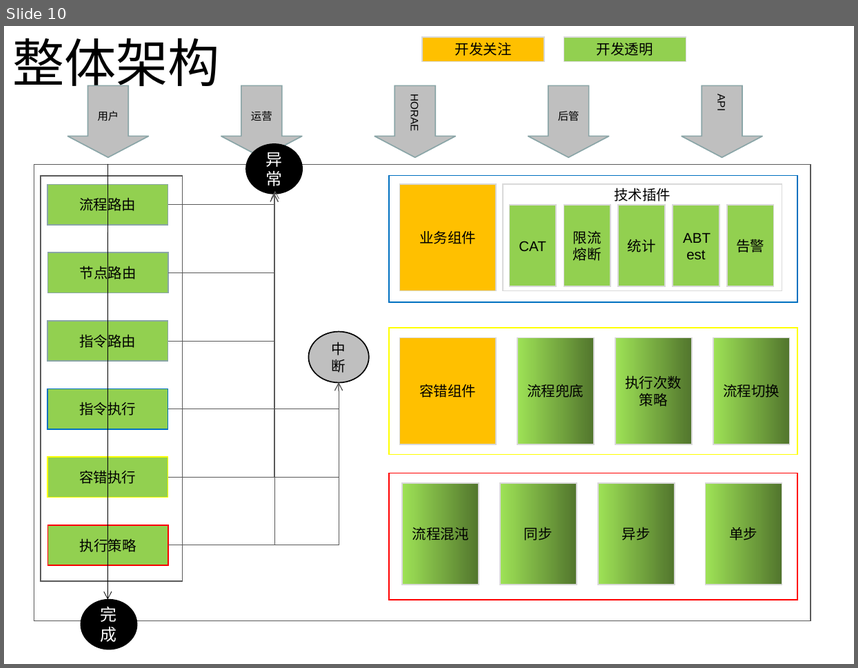
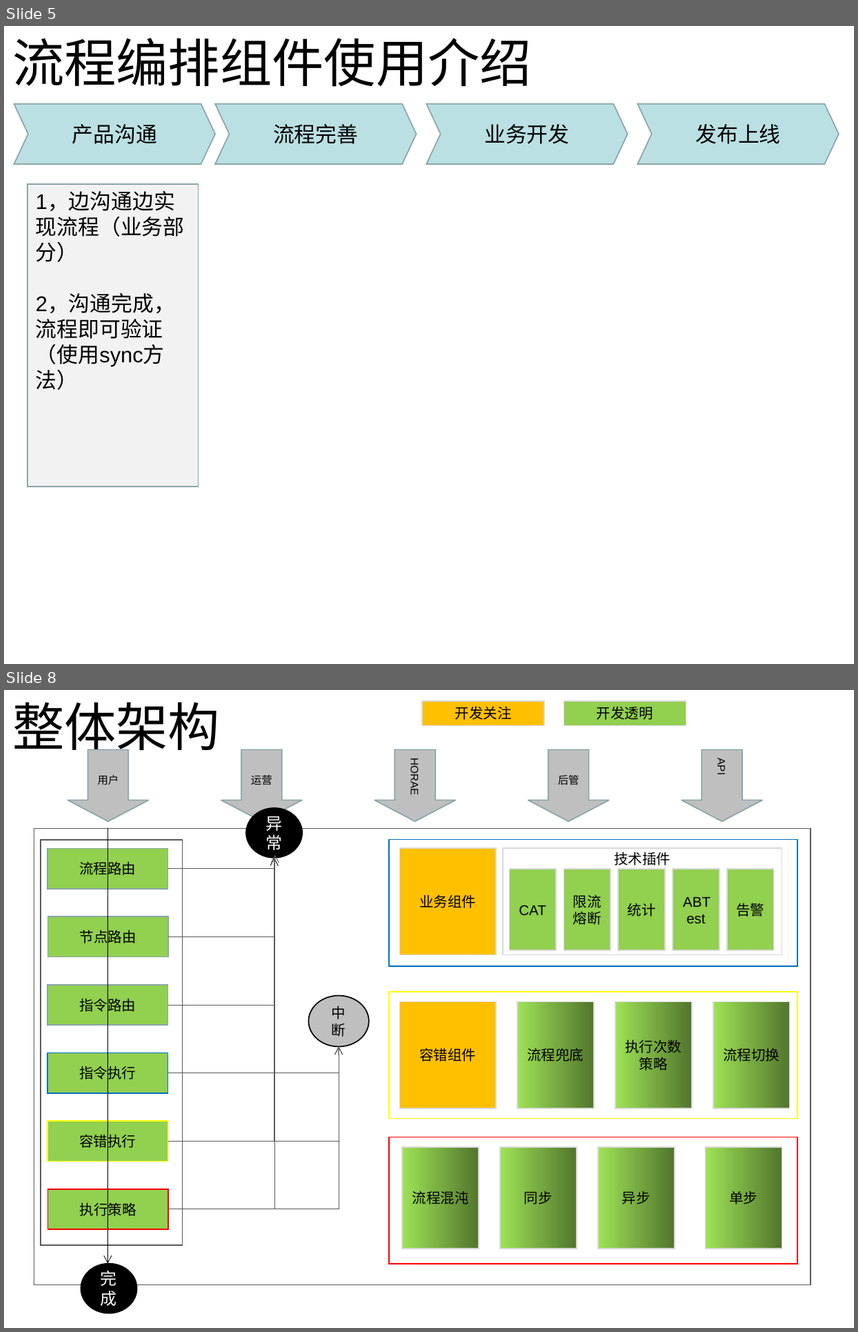
Before and after one commit to mmbbdddd/process-control, a slide deck: doc/流程编排组件说明.pptx. Shown one above the other, each under a label of ours: slide 10 before the commit, slides 5 and 8 after it; the slides between them are not shown. The pictures are 858x668 and 858x1332 pixels, drawn with LibreOffice and Linux fonts; fonts in the diff are those of the drawing. Boxes give left, top, right and bottom in pixels: in the first picture for what was removed or moved away, otherwise in the second. Text is boxed around its words. In the diff, an @@ line names an element or a change of style, - is before the commit and + after.

```diff
--- a/doc/流程编排组件说明.pptx
+++ b/doc/流程编排组件说明.pptx
@@ slide 5 added at (4,26,854,664), background #FFFFFF @@
@@ title added at (12,38,532,87), 44 pt, text #000000 @@
+流程编排组件使用介绍
@@ group added at (14,103,839,164): 4 chevrons @@
+产品沟通
+流程完善
+业务开发
+发布上线
@@ rectangle added at (27,184,199,487), fill #F2F2F2, outline #8AA6A8 1 pt, 18 pt, text #000000 @@
+1，边沟通边实现流程（业务部分）
+2，沟通完成，流程即可验证
+（使用sync方法）
@@ what was slide 10 is now slide 8 @@
```
Also in this commit, not shown: 2 slides changed, 4 other slides added, 10 slides removed, 2 other files.
